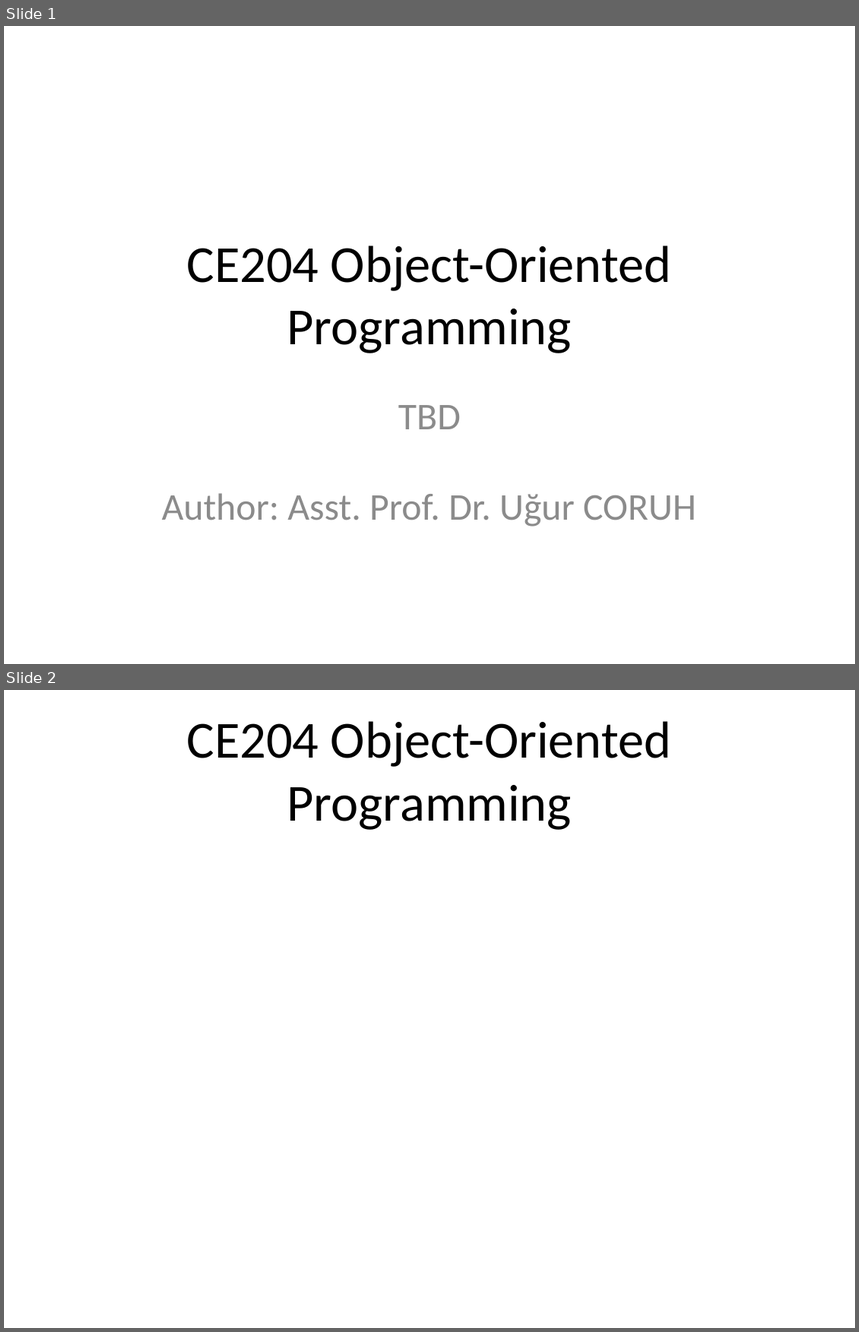
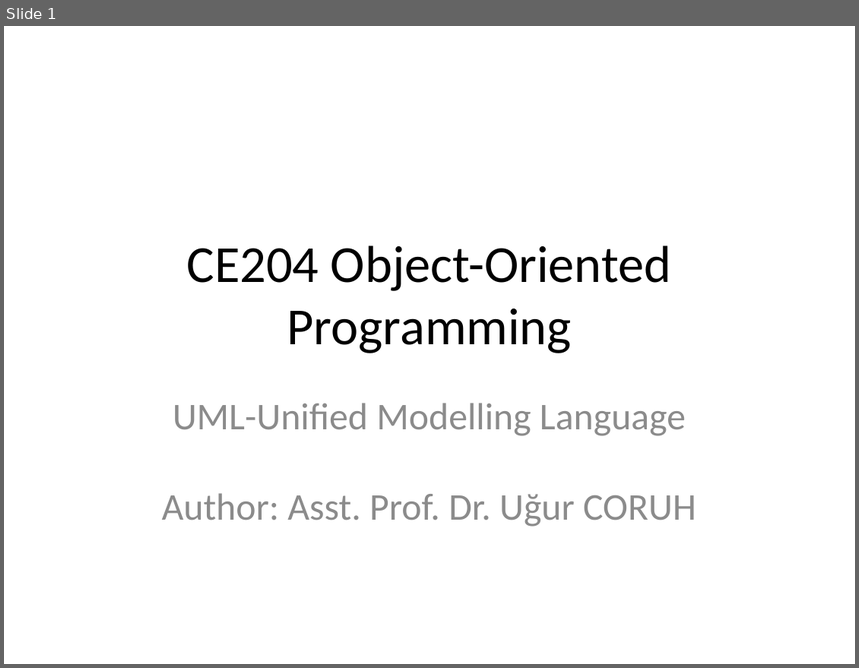
Before and after one commit to ucoruh/ce204-object-oriented-programming, a slide deck: docs/week-4/ce204-week-4.md_word.pptx. Shown one above the other, each under a label of ours: slides 1 and 2 before the commit, slide 1 after it. The pictures are 859x1332 and 859x668 pixels, drawn with LibreOffice and Linux fonts; fonts in the diff are those of the drawing. Boxes give left, top, right and bottom in pixels: in the first picture for what was removed or moved away, otherwise in the second. Text is boxed around its words. In the diff, an @@ line names an element or a change of style, - is before the commit and + after.

```diff
--- a/docs/week-4/ce204-week-4.md_word.pptx
+++ b/docs/week-4/ce204-week-4.md_word.pptx
@@ slide 2 removed at (4,690,855,1328), background #FFFFFF @@
@@ title removed at (187,721,672,830) @@
-CE204 Object-Oriented Programming
@@ slide 1 changed as well @@
@@ subtitle at (162,403,696,527): text changed @@
-TBD
-Author: Asst. Prof. Dr. Uğur CORUH
+UML-Unified Modelling Language
+Author: Asst. Prof. Dr. Uğur CORUH
```
Also in this commit, not shown: 1 other slide changed, 279 slides added, 3 other slides removed, 57 other files.
